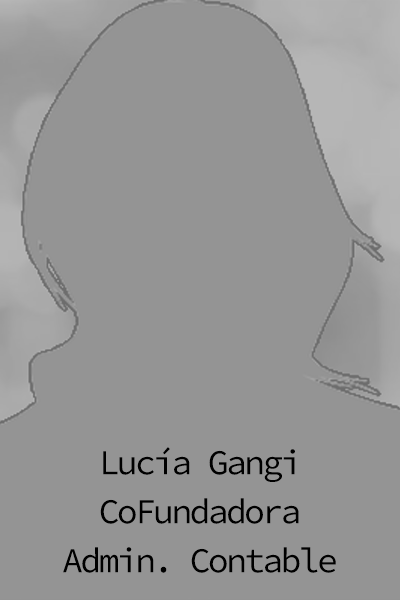
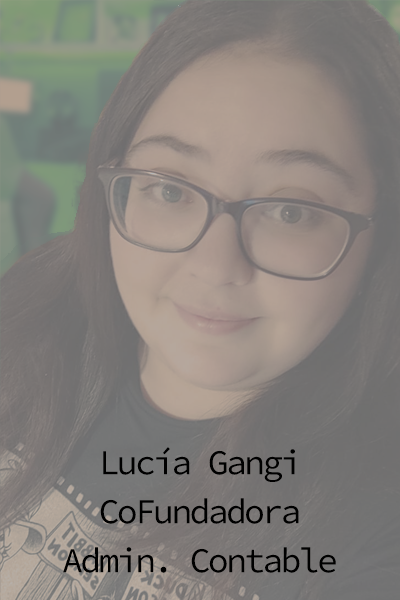
Before/after of a 400 x 600 layered artwork. What changed in the layer stack:
added layer "Capa 4" above "Capa 3 copia" over [0, 0, 400, 600]
added layer "Capa 3 copia" above "Capa 2" over [0, 0, 400, 600]
